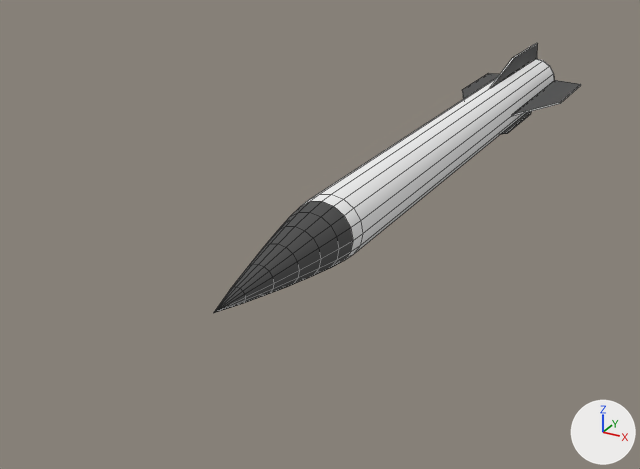
The FBX model Assets/Project/3D/音速飛彈.FBX: old version first, new version second.
One viewpoint serves both versions: a 50 mm lens placed at (1.23, -2.48, 1.13), pointed at (-0.19, 0.12, -0.17). The axes (+X, +Y, +Z) are drawn at lower right. The lights are the same throughout. Mesh edges are drawn as thin lines. Where no turn or scale is listed for an object, it has been applied to the vertices.

Names of what the first picture shows: '次音速飛彈'.
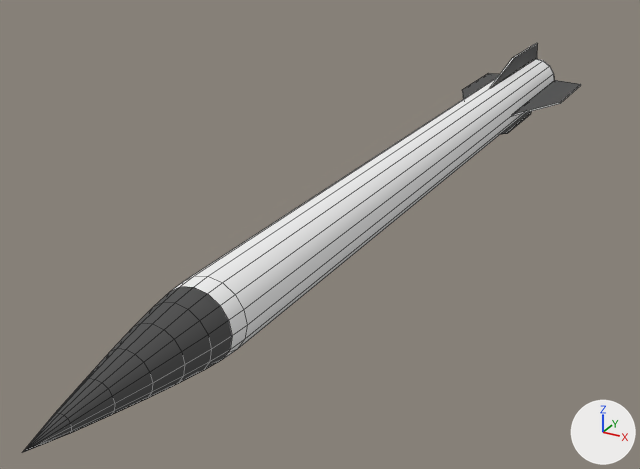
The newer file is also rescaled (x1.503), turned or shifted as a whole; pictures and numbers use the older file's frame.

Patch to the scene script:
```diff
--- a/Assets/Project/3D/音速飛彈.FBX.py
+++ b/Assets/Project/3D/音速飛彈.FBX.py
@@ me_mesh @@
 me_mesh.from_pydata(...)  # 322 vertices, 328 faces; spans x -0.25..0.25, y -2.9..0.0, z -0.19..0.19
 # used by ob_次音速飛彈; location = (-0.002, 2.092, 0.0)
+# me_mesh part 1: all 130 vertices in x -0.11..0.11, y -2.9..-2.25, z -0.11..0.11 are moved by (0.0, -0.67, 0.0)
 me_mesh.materials.append(mat_white)
```

Where the change shows, as pixel boxes (x1, y1, x2, y2) in the pictures (640 x 469 px; the box of a moved part takes in the faces that stretch with it):
'次音速飛彈', reshaped (52% wider, 52% taller): before (214, 43, 581, 313); after (22, 43, 581, 453)
part 1 of me_mesh, moved or reshaped: before (214, 78, 544, 313); after (22, 78, 544, 453)
